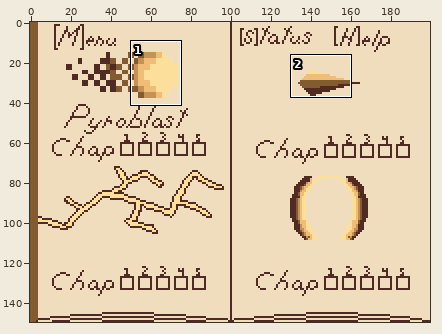
One commit to this sprite sheet: images/upgradeMenu.png. Above, an overview of the earlier version with the close-up marked.
Close-up. Before the edit:
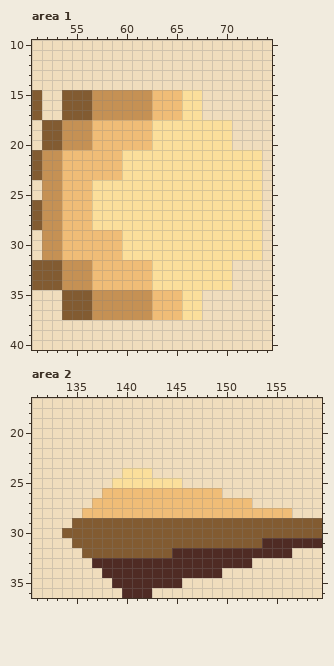
The file is 200x150 pixels. Shown: area 1: x 51..74, y 10..40; area 2: x 131..159, y 17..36. The commit also changed other parts of the picture, which this record leaves out.
Now the later version:
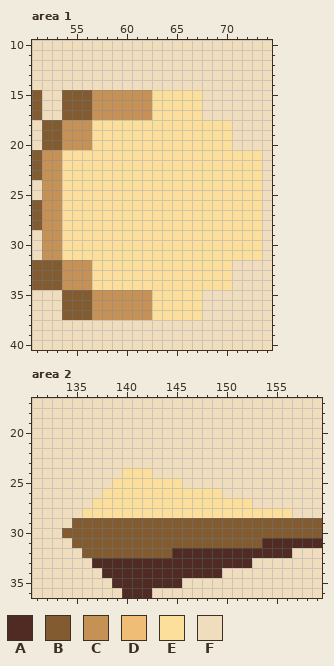
Palette (. is transparent): A #4f2b24  B #825b31  C #c59154  D #f0bd77  E #fbdf9b  F #f0ddbd
Change:
--- area 1
@@ x 52..67 @@
 14 FFFFFFFFFFFFFFFF
-15 FFBBBCCCCCCDDDEE
-16 FFBBBCCCCCCDDDEE
-17 FFBBBCCCCCCDDDEE
-18 BBCCCDDDDDDEEEEE
-19 BBCCCDDDDDDEEEEE
-20 BBCCCDDDDDDEEEEE
-21 CCDDDDDDEEEEEEEE
-22 CCDDDDDDEEEEEEEE
-23 CCDDDDDDEEEEEEEE
-24 CCDDDEEEEEEEEEEE
-25 CCDDDEEEEEEEEEEE
-26 CCDDDEEEEEEEEEEE
-27 CCDDDEEEEEEEEEEE
-28 CCDDDEEEEEEEEEEE
-29 CCDDDDDDEEEEEEEE
-30 CCDDDDDDEEEEEEEE
-31 CCDDDDDDEEEEEEEE
-32 BBCCCDDDDDDEEEEE
-33 BBCCCDDDDDDEEEEE
-34 BBCCCDDDDDDEEEEE
-35 FFBBBCCCCCCDDDEE
-36 FFBBBCCCCCCDDDEE
-37 FFBBBCCCCCCDDDEE
+15 FFBBBCCCCCCEEEEE
+16 FFBBBCCCCCCEEEEE
+17 FFBBBCCCCCCEEEEE
+18 BBCCCEEEEEEEEEEE
+19 BBCCCEEEEEEEEEEE
+20 BBCCCEEEEEEEEEEE
+21 CCEEEEEEEEEEEEEE
+22 CCEEEEEEEEEEEEEE
+23 CCEEEEEEEEEEEEEE
+24 CCEEEEEEEEEEEEEE
+25 CCEEEEEEEEEEEEEE
+26 CCEEEEEEEEEEEEEE
+27 CCEEEEEEEEEEEEEE
+28 CCEEEEEEEEEEEEEE
+29 CCEEEEEEEEEEEEEE
+30 CCEEEEEEEEEEEEEE
+31 CCEEEEEEEEEEEEEE
+32 BBCCCEEEEEEEEEEE
+33 BBCCCEEEEEEEEEEE
+34 BBCCCEEEEEEEEEEE
+35 FFBBBCCCCCCEEEEE
+36 FFBBBCCCCCCEEEEE
+37 FFBBBCCCCCCEEEEE
 38 FFFFFFFFFFFFFFFF
--- area 2
@@ x 131..159 @@
 25 FFFFFFFFEEEEEEEFFFFFFFFFFFFFF
-26 FFFFFFFDDDDDDDDDDDDFFFFFFFFFF
-27 FFFFFFDDDDDDDDDDDDDDDDFFFFFFF
-28 FFFFFDDDDDDDDDDDDDDDDDDDDDFFF
+26 FFFFFFFEEEEEEEEEEEEFFFFFFFFFF
+27 FFFFFFEEEEEEEEEEEEEEEEFFFFFFF
+28 FFFFFEEEEEEEEEEEEEEEEEEEEEFFF
 29 FFFFBBBBBBBBBBBBBBBBBBBBBBBBB
